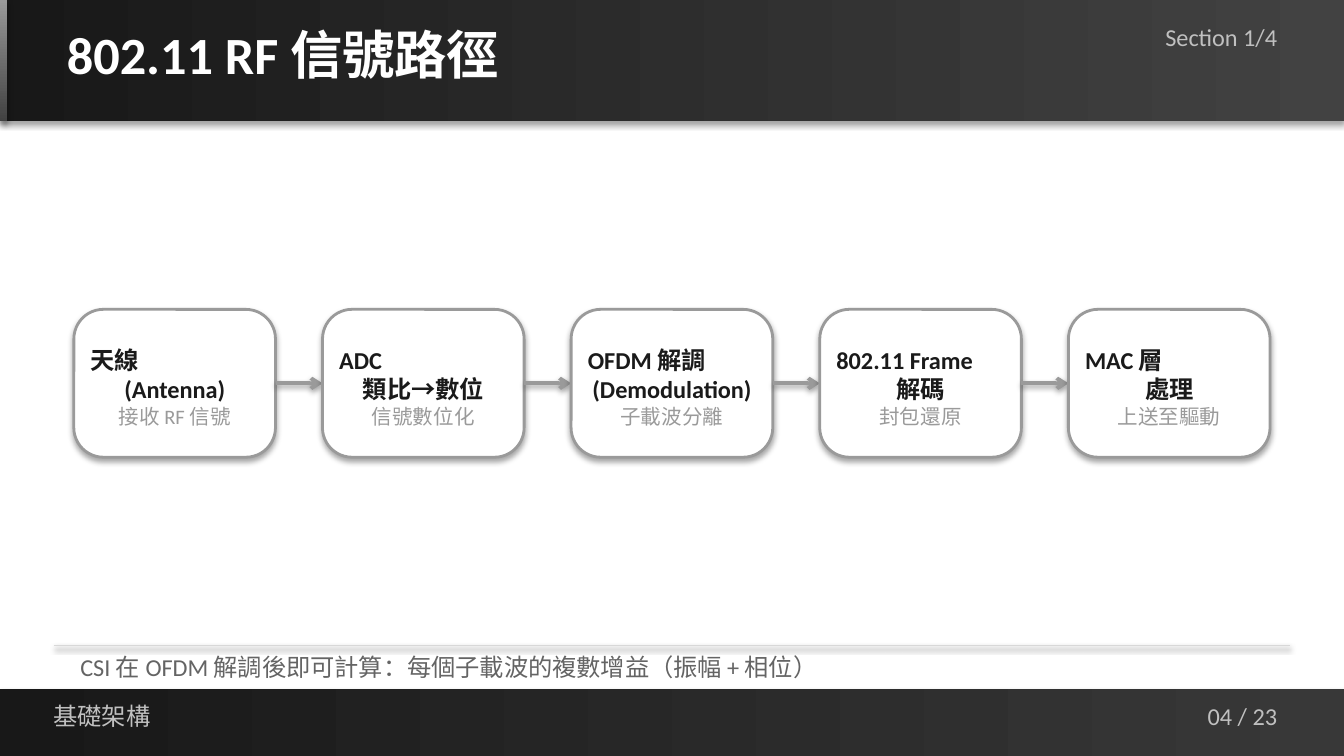
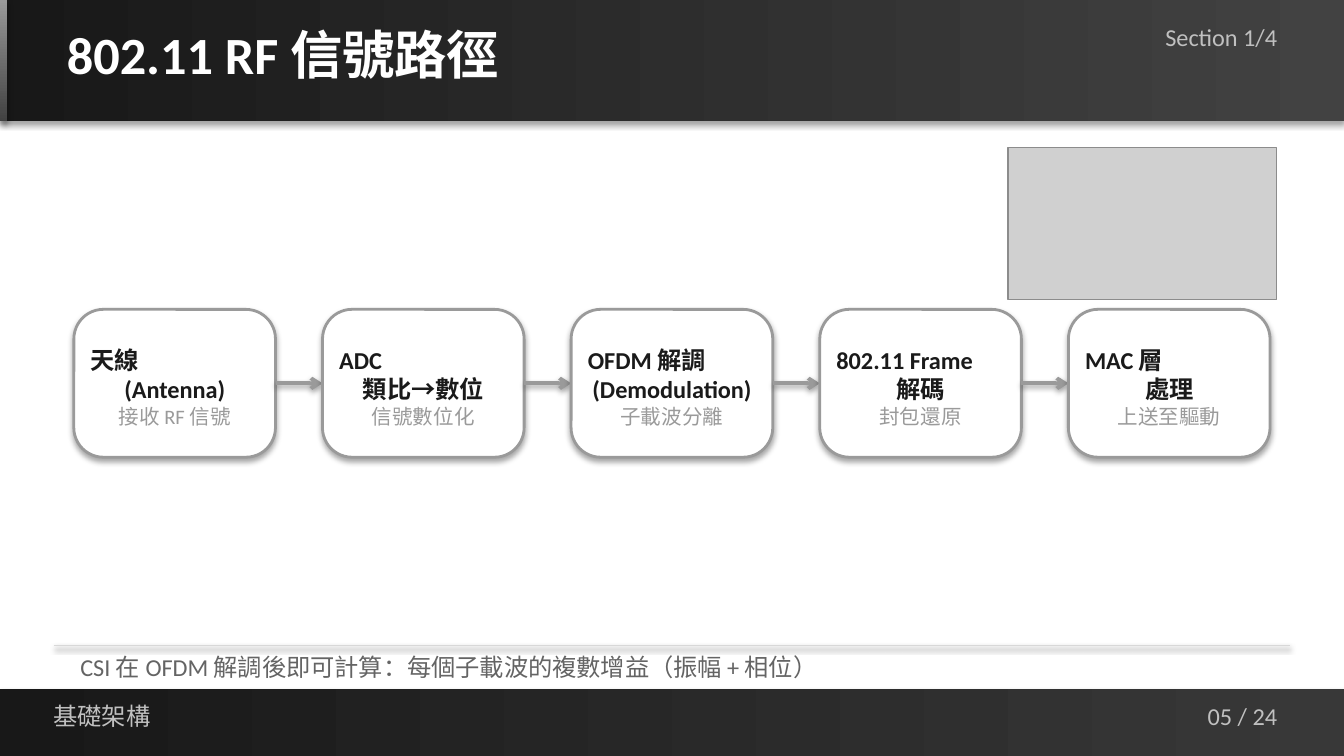
Before and after one commit to jacky92219-cell/network-ppt-project, a slide deck: slide 5 of output/network-card-csi-v5.1.pptx (slide 4 before the commit). Drawn at 1344x756 pixels with LibreOffice and Linux fonts; fonts in the diff are those of the drawing; grey boxes stand for pictures. Boxes give left, top, right and bottom in pixels: in the first picture for what was removed or moved away, otherwise in the second. Text is boxed around its words. In the diff, an @@ line names an element or a change of style, - is before the commit and + after.

```diff
--- a/output/network-card-csi-v5.1.pptx
+++ b/output/network-card-csi-v5.1.pptx
@@ picture added at box(1008, 148, 1277, 300) @@
@@ text at box(1208, 709, 1278, 725): text changed @@
-04 / 23
+05 / 24
```
Also in this commit, not shown: 22 other slides changed, 1 slide added, 14 other files.
